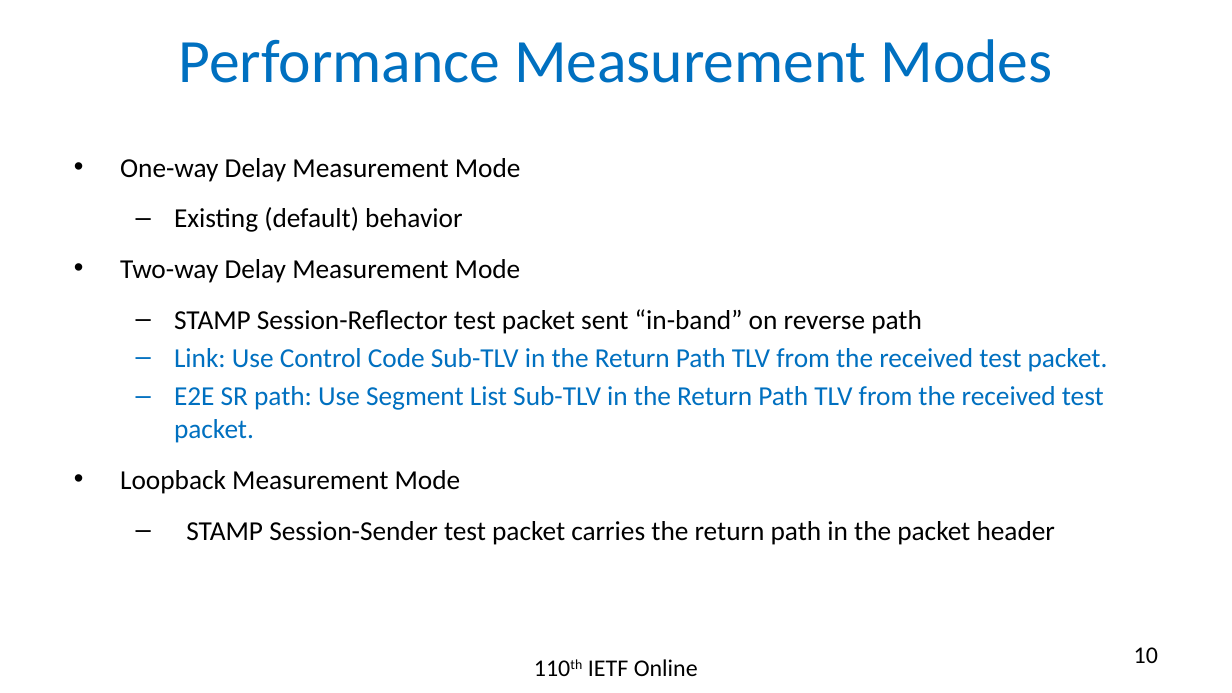
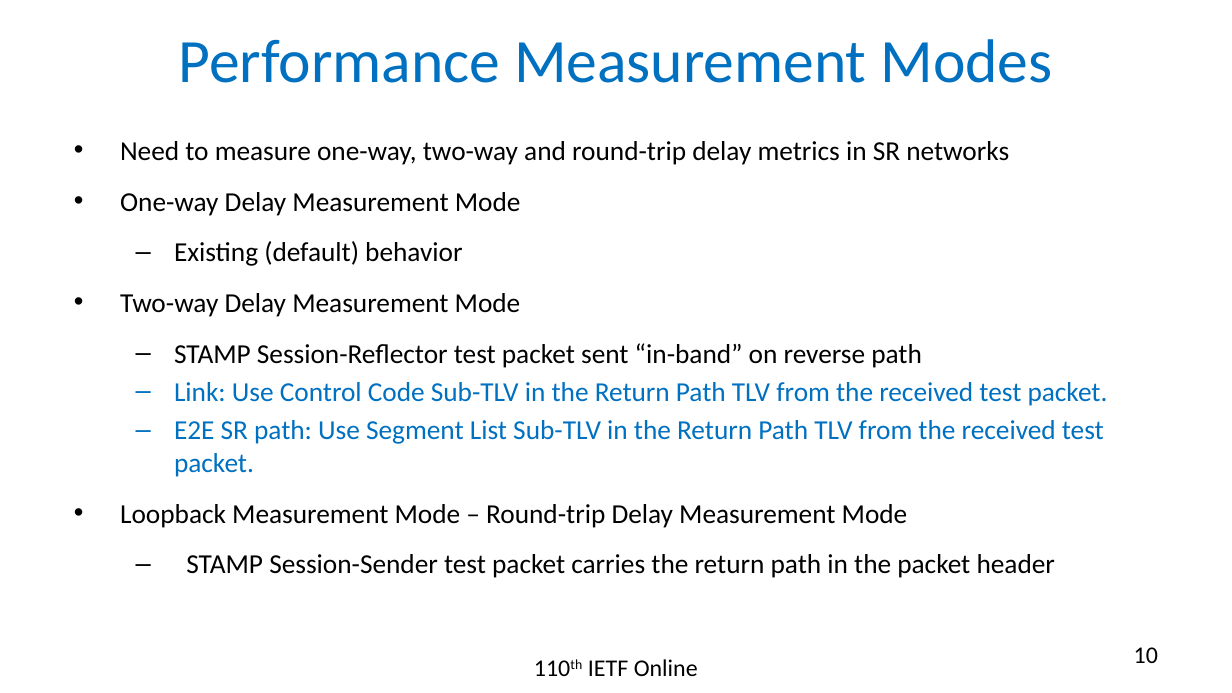
Before and after one commit to rakgandhi/ietf-slides, a slide deck: slide 10 of draft-gandhi-spring-stamp-srpm-05.pptx. Drawn at 1232x693 pixels with LibreOffice and Linux fonts; fonts in the diff are those of the drawing. Boxes give left, top, right and bottom in pixels: in the first picture for what was removed or moved away, otherwise in the second. Text is boxed around its words. In the diff, an @@ line names an element or a change of style, - is before the commit and + after.

```diff
--- a/draft-gandhi-spring-stamp-srpm-05.pptx
+++ b/draft-gandhi-spring-stamp-srpm-05.pptx
@@ text "Need to measure one-way, two-way ...": place and size @@
-text "Need to measure one-way, two-way ..." at [120, 158, 1108, 545]
+text "Need to measure one-way, two-way ..." at [120, 141, 1108, 578]
@@ text at [120, 141, 1009, 165]: paragraph added @@
+• Need to measure one-way, two-way and round-trip delay metrics in SR networks
@@ text at [120, 504, 908, 528]: text changed @@
-• Loopback Measurement Mode
+• Loopback Measurement Mode – Round-trip Delay Measurement Mode
```
Also in this commit, not shown: 3 other slides changed, 1 other file.
